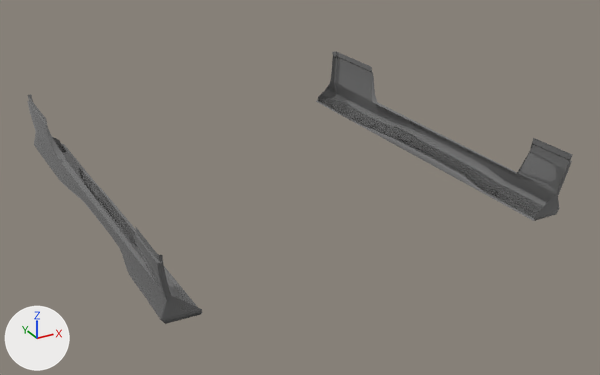
The glTF model content/cars/nissan_rs13/sideskirts_oemkouki.glb: old version first, new version second.
Before and after are seen from a camera (50 mm lens) standing at (-1.54, -2.98, 1.42) and looking at (0.07, -0.06, -0.04). Lighting does not change. The marker at lower left points along +X, +Y and +Z.

Script lines for the objects in view, before the commit:
```python
mat_paint = bpy.data.materials.new('paint')
mat_paint.use_nodes = True; mat_paint.node_tree.nodes.clear()
_N = mat_paint.node_tree.nodes; _L = mat_paint.node_tree.links
n0 = _N.new('ShaderNodeBsdfPrincipled'); n0.name = 'Principled BSDF'
n0.inputs[1].default_value = 0.6  # 'Metallic'
n0.inputs[2].default_value = 0.0  # 'Roughness'
n1 = _N.new('ShaderNodeOutputMaterial'); n1.name = 'Material Output'
n2 = _N.new('ShaderNodeMix'); n2.name = 'Mix'
n2.data_type = 'RGBA'
n2.blend_type = 'MULTIPLY'
n2.inputs[0].default_value = 1.0  # 'Factor'
n2.inputs[7].default_value = (0.256, 0.256, 0.256, 1.0)  # 'B', grey #8a8a8a
n3 = _N.new('ShaderNodeVertexColor'); n3.name = 'Color Attribute'
_L.new(n0.outputs[0], n1.inputs[0])  # 'BSDF' to 'Surface'
_L.new(n2.outputs[2], n0.inputs[0])  # 'Result' to 'Base Color'
_L.new(n3.outputs[0], n2.inputs[6])  # 'Color' to 'A'
me_main_body_sub0 = bpy.data.meshes.new('MAIN_BODY_SUB0')
me_main_body_sub0.from_pydata(...)  # 1710 vertices, 3116 faces; spans x -0.85..0.85, y -0.85..0.94, z -0.03..0.24
me_main_body_sub0.materials.append(mat_paint)
ob_sideskirts = bpy.data.objects.new('sideskirts', me_main_body_sub0)
ob_sideskirts.location = (0.0, 0.0, 0.0)
```
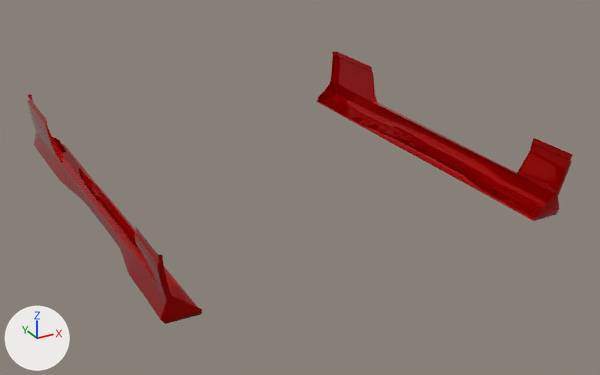
Edits to the scene script, one JSON object a line:
```json
{"block": "mat_paint", "where": "n2 = _N.new('ShaderNodeMix'); n2.name = 'Mix'"}
{"op": "set", "path": "n2.inputs[7].default_value", "old": "(0.256, 0.256, 0.256, 1.0)", "new": "(0.503, 0.0, 0.0, 1.0)", "note": "'B', grey #8a8a8a -> 'B', red #bc0000"}
```

Changed parts and their boxes [x1, y1, x2, y2] in the pictures (600 x 375 px):
```json
{"object": "sideskirts", "change": "surface changed", "before": [27, 51, 573, 324], "after": [27, 51, 573, 324], "on screen": "grey to red"}
```
